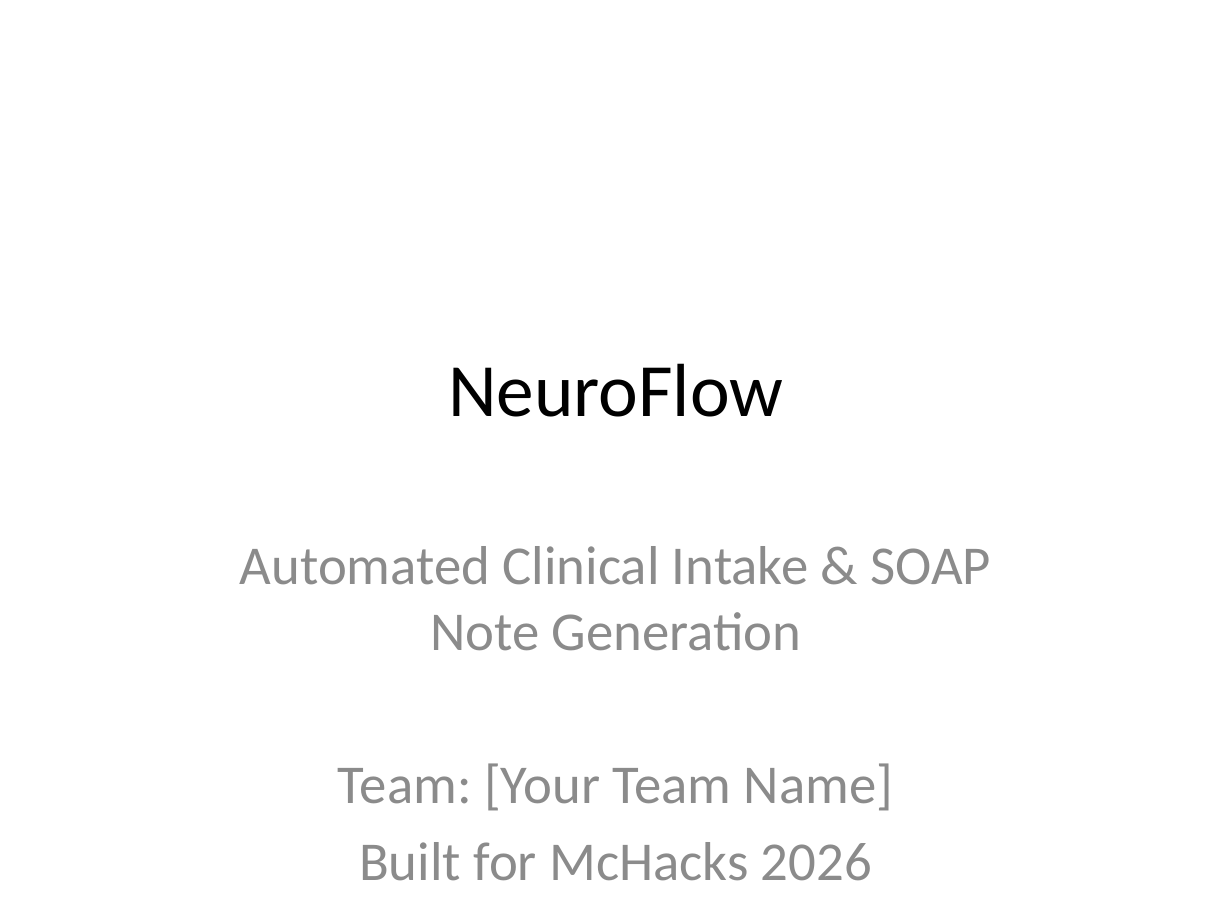
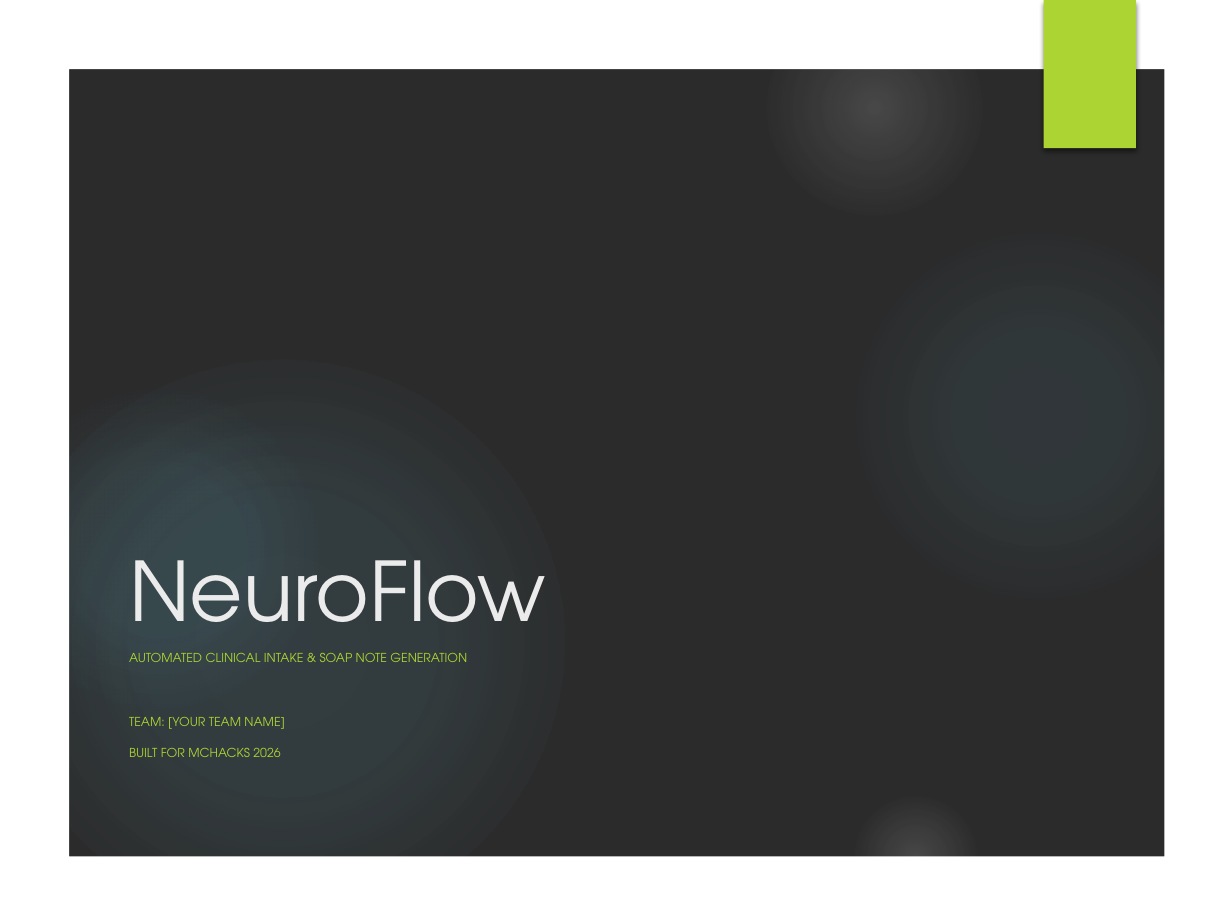
Before and after one commit to yannickb14/MentalHealthPrescreen, a slide deck: slide 1 of NeuroFlow_Pitch.pptx. Drawn at 1232x924 pixels with LibreOffice and Linux fonts; fonts in the diff are those of the drawing; background and template pictures are left out; a plain dark background stands for a picture behind light text. Boxes give left, top, right and bottom in pixels: in the first picture for what was removed or moved away, otherwise in the second. Text is boxed around its words. In the diff, an @@ line names an element or a change of style, - is before the commit and + after.

```diff
--- a/NeuroFlow_Pitch.pptx
+++ b/NeuroFlow_Pitch.pptx
@@ background #FFFFFF to picture (left out) @@
@@ group added at bbox=[0, 0, 1232, 924]: 5 ellipses, 1 freeform shape @@
@@ rectangle added at bbox=[1044, 0, 1136, 148], fill #ACD433 @@
@@ title "NeuroFlow": place and size @@
-title "NeuroFlow" at bbox=[448, 363, 783, 417]
+title "NeuroFlow" at bbox=[129, 560, 546, 659]
@@ title "NeuroFlow" at bbox=[129, 560, 546, 659]: size 44 to 48 pt, font Calibri to TeX Gyre Adventor, text colour #000000 to #EBEBEB; alignment centre to left; vertical alignment middle to bottom @@
@@ subtitle at bbox=[129, 653, 467, 757]: text changed; size 32 to 7.2 pt; font Calibri to TeX Gyre Adventor; text colour #8C8C8C to #ACD433 @@
-Automated Clinical Intake & SOAP Note Generation
-Team: [Your Team Name]
-Built for McHacks 2026
+AUTOMATED CLINICAL INTAKE & SOAP NOTE GENERATION
+TEAM: [YOUR TEAM NAME]
+BUILT FOR MCHACKS 2026
```
Also in this commit, not shown: 6 other slides changed, 3 other files.
